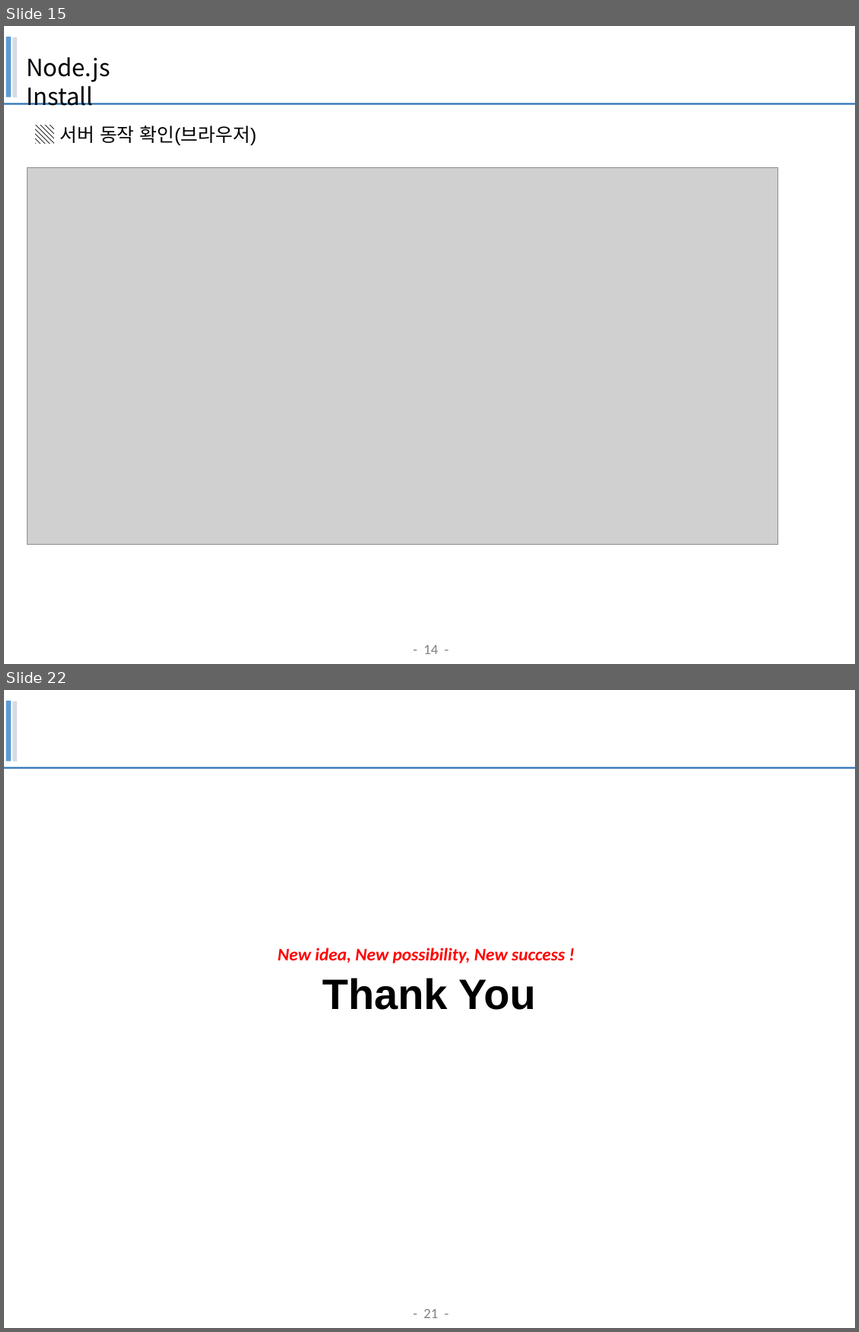
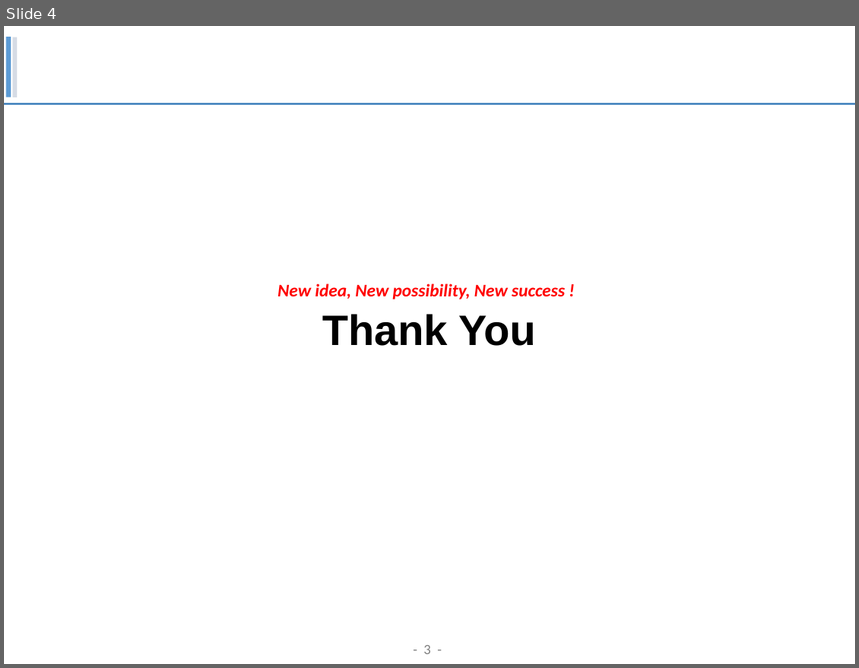
Before and after one commit to taekmu/medals, a slide deck: contents/Render.pptx. Shown one above the other, each under a label of ours: slides 15 and 22 before the commit, slide 4 after it; the slides between them are not shown. The pictures are 859x1332 and 859x668 pixels, drawn with LibreOffice and Linux fonts; fonts in the diff are those of the drawing; grey boxes stand for pictures; background and template pictures are left out. Boxes give left, top, right and bottom in pixels: in the first picture for what was removed or moved away, otherwise in the second. Text is boxed around its words. In the diff, an @@ line names an element or a change of style, - is before the commit and + after.

```diff
--- a/contents/Render.pptx
+++ b/contents/Render.pptx
@@ slide 15 removed at [4, 26, 855, 664], background #FFFFFF; not listed: 4 template elements that a slide beside it also shows @@
@@ text removed at [26, 57, 110, 106] @@
-Node.js Install
@@ text removed at [59, 126, 257, 145] @@
-▒ 서버 동작 확인(브라우저)
@@ picture removed at [27, 167, 778, 544] @@
@@ what was slide 22 is now slide 4 @@
@@ page number at [424, 645, 430, 655]: text changed @@
-- 21 -
+- 3 -
```
Also in this commit, not shown: 17 other slides removed, 4 other files.
